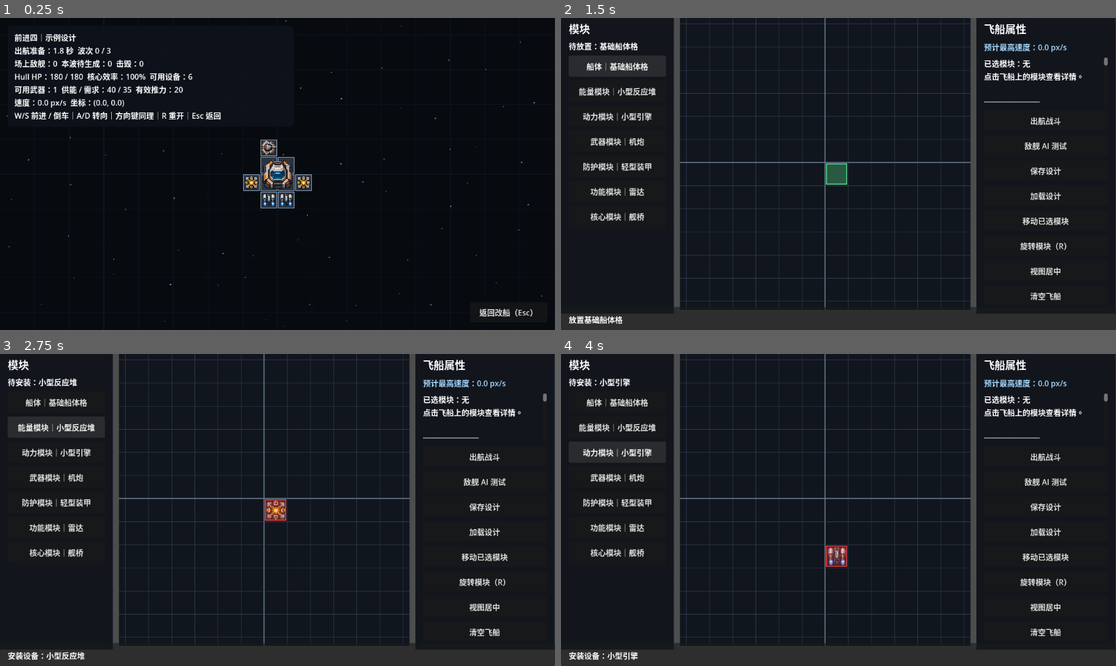
Above: before the commit, frames 1-4 (two rows, left to right).
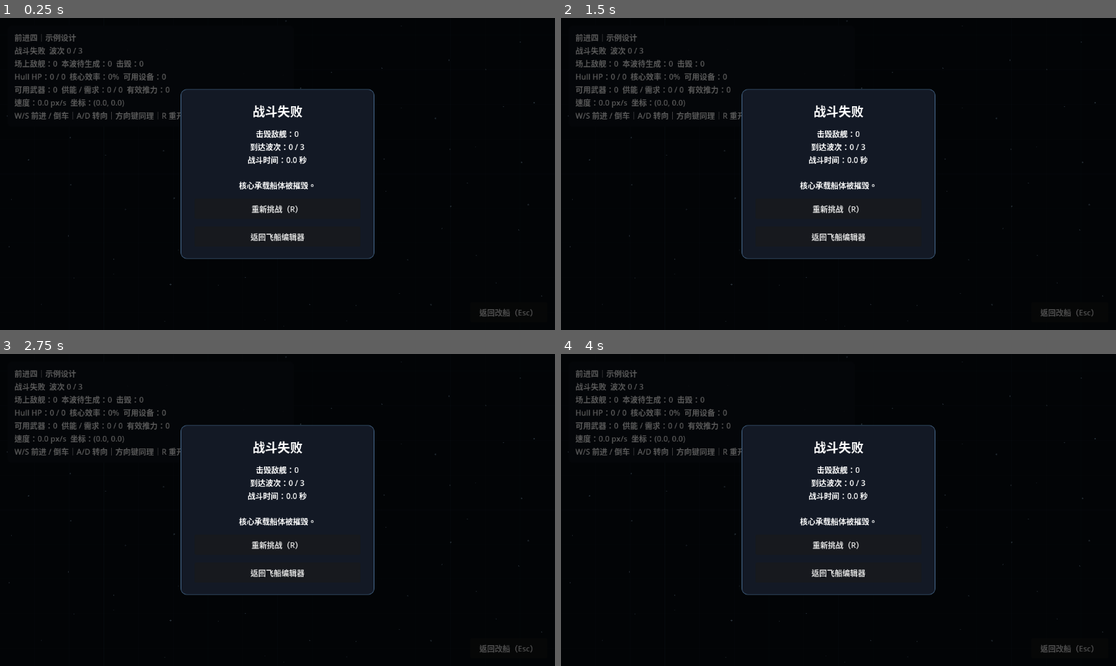
Above: after the commit, the same moments.

Repository: lqc19891229/AdvanceFour
Game: Godot game, scene res://game/combat/battle.tscn
Two runs of this game, one before a commit and one after it. Both use one fixed random seed, a clock stepped at 60 frames per second and the inputs below. This scene is started directly instead of the project's main scene.
Inputs (mouse positions are in pixels of both pictures, inside the frame that each line leads up to):
- Up to frame 1 (0.25 s): no input
- Up to frame 2 (1.5 s): click "返回改船（Esc）" at 0.5 s; click (616, 64) at 1.25 s, where only the run before the commit has a clickable "船体｜基础船体格"
- Up to frame 3 (2.75 s): click (55, 425) at 2 s, where only the run before the commit has a clickable "能量模块｜小型反应堆"
- Up to frame 4 (4 s): click (838, 544) at 2.75 s, where only the run after the commit has a clickable "重新挑战（R）"; click (616, 450) at 3.5 s, where only the run before the commit has a clickable "动力模块｜小型引擎"

The runs differ from the first frame. In frame 1, 5.4% of the frame differs, in the area x 1-100%, y 0-100%; in frame 2, 18%; in frame 3, 19%; in frame 4, 19%, in the area x 0-100%, y 0-100%.
Error before the commit: Invalid access to property or key 'mass' on a base object of type 'Resource (CoreModuleDefinition)'. (res://game/ship/data/ship_data.gd:197)
Error after the commit: Parse Error: Cannot infer the type of "mass" variable because the value doesn't have a set type. (res://game/ship/runtime/ship_runtime.gd:241)

Commit message:
Combine Hull and defense HP by region

Diff:
--- a/game/ship/data/ship_data.gd
+++ b/game/ship/data/ship_data.gd
@@ -173,16 +173,38 @@
 		return "能量不足：耗能 %.1f，高于供能 %.1f" % [get_energy_cost(), get_energy_output()]
 	return ""
 
+func get_defense_hp_bonus_at(cell_position: Vector2i) -> float:
+	var total := 0.0
+	for module in modules:
+		if not (module.definition is DefenseModuleDefinition):
+			continue
+		var covered_cells := module.get_cells()
+		if covered_cells.is_empty() or not covered_cells.has(cell_position):
+			continue
+		var defense := module.definition as DefenseModuleDefinition
+		total += maxf(defense.hp, 0.0) / float(covered_cells.size())
+	return total
+
+func get_hull_cell_effective_max_hp(cell: ShipHullCell) -> float:
+	if cell == null:
+		return 0.0
+	return maxf(cell.max_hp, 0.0) + get_defense_hp_bonus_at(cell.grid_position)
+
+func get_hull_cell_effective_hp(cell: ShipHullCell) -> float:
+	if cell == null:
+		return 0.0
+	return get_hull_cell_effective_max_hp(cell) * cell.get_health_ratio()
+
 func get_total_hull_hp() -> float:
 	var total := 0.0
 	for cell in get_hull_cells():
-		total += cell.current_hp
+		total += get_hull_cell_effective_hp(cell)
 	return total
 
 func get_total_hull_max_hp() -> float:
 	var total := 0.0
 	for cell in get_hull_cells():
-		total += cell.max_hp
+		total += get_hull_cell_effective_max_hp(cell)
 	return total
 
 func get_hull_mass() -> float:
@@ -191,15 +213,6 @@
 		total += cell.mass
 	return total
 
-func get_equipment_mass() -> float:
-	var total := 0.0
-	for module in modules:
-		total += module.definition.mass
-	return total
-
-func get_mass() -> float:
-	return get_hull_mass() + get_equipment_mass()
-
 func get_energy_output() -> float:
 	var total := 0.0
 	for module in modules:
@@ -235,4 +248,5 @@
 	return total
 
 func get_acceleration_score() -> float:
-	return 0.0 if get_mass() <= 0.0 else get_thrust() / get_mass()
+	# Legacy API name kept for callers; movement now depends only on propulsion thrust.
+	return get_thrust()
